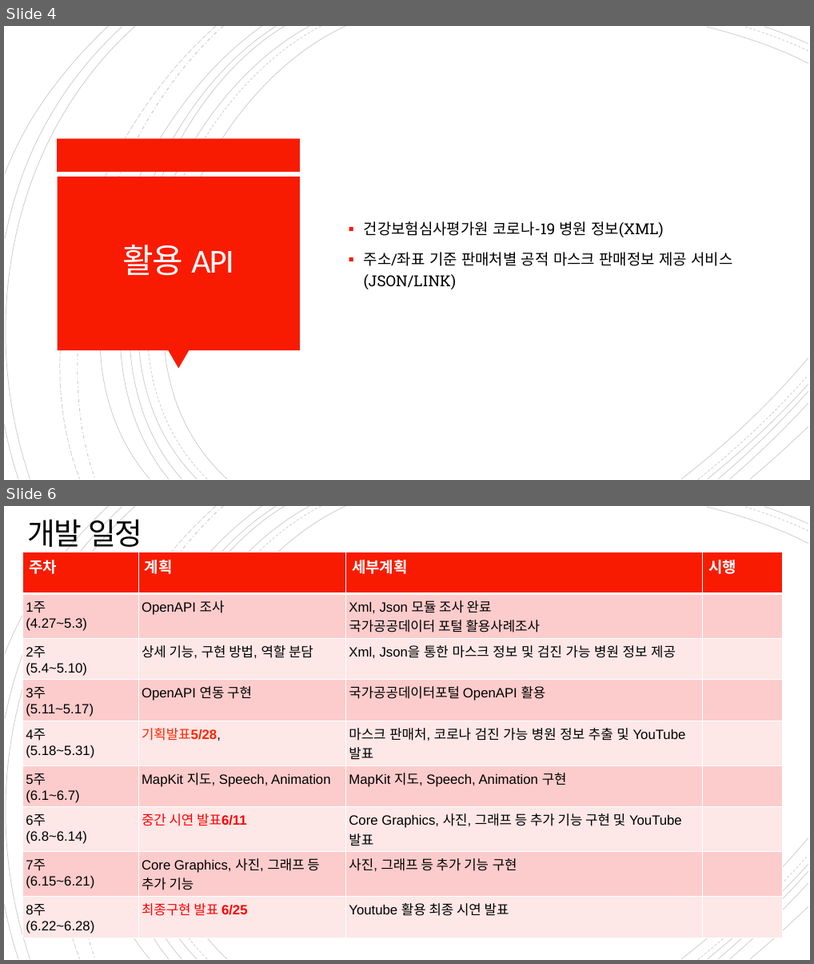
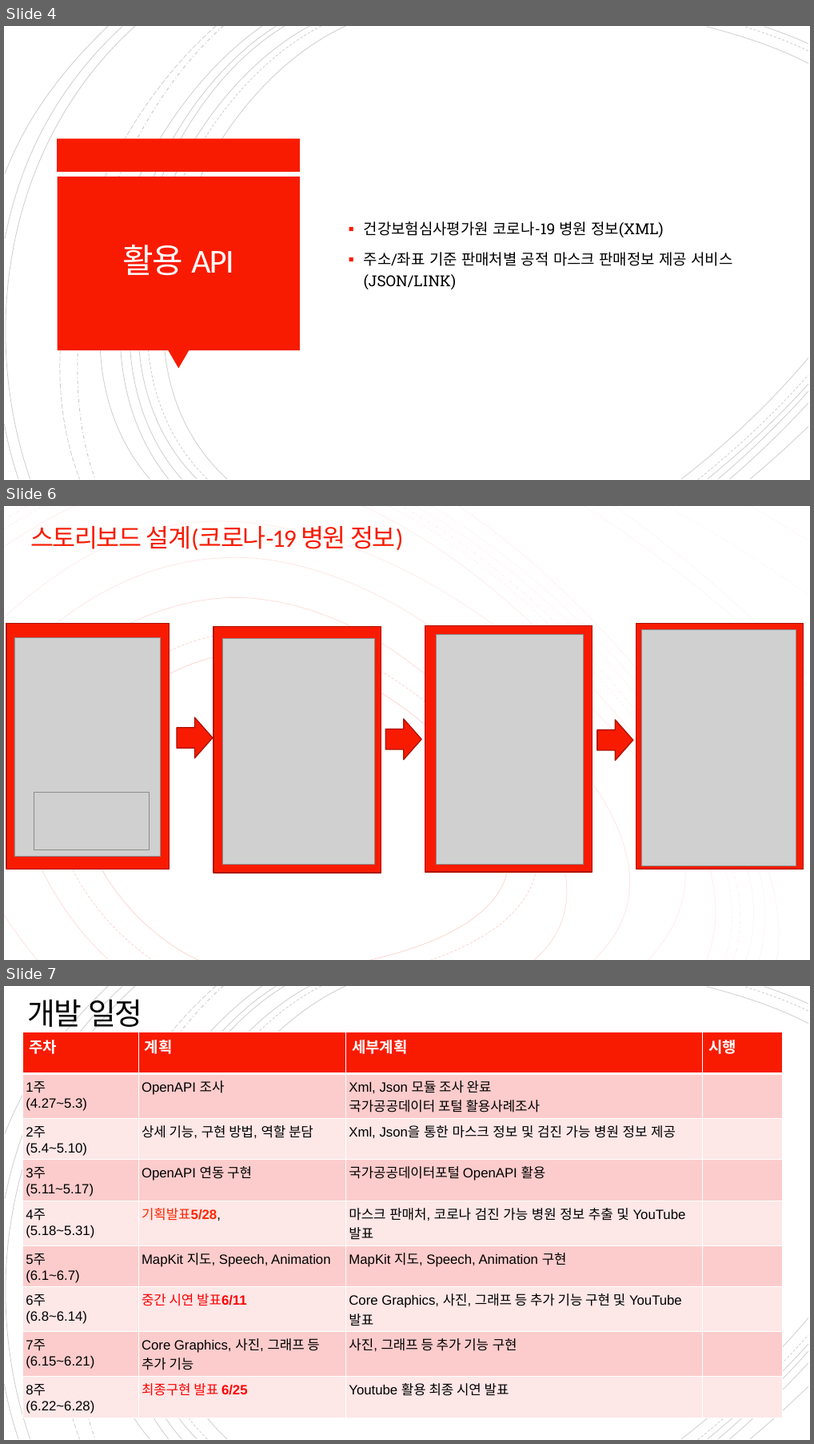
Before and after one commit to LEGO0937/Swift_Project, a slide deck: 스마트폰 게임 프로그래밍 기획발표.pptx. Shown one above the other, each under a label of ours: slides 4 and 6 before the commit, slides 4, 6 and 7 after it; the slides between them are not shown. The pictures are 814x964 and 814x1444 pixels, drawn with LibreOffice and Linux fonts; fonts in the diff are those of the drawing; grey boxes stand for pictures. Boxes give left, top, right and bottom in pixels: in the first picture for what was removed or moved away, otherwise in the second. Text is boxed around its words. In the diff, an @@ line names an element or a change of style, - is before the commit and + after.

```diff
--- a/스마트폰 게임 프로그래밍 기획발표.pptx
+++ b/스마트폰 게임 프로그래밍 기획발표.pptx
@@ slide 6 added at (x1=4, y1=506, x2=810, y2=960), background #FFFFFF; not listed: 18 template elements that a slide beside it also shows @@
@@ rectangle added at (x1=4, y1=506, x2=810, y2=960), fill #FFFFFF @@
@@ title added at (x1=31, y1=526, x2=404, y2=550), 30 pt, text #F81B02 @@
+스토리보드 설계(코로나-19 병원 정보)
@@ group added at (x1=4, y1=506, x2=810, y2=960): 19 freeform shapes @@
@@ group added at (x1=4, y1=506, x2=810, y2=960): 19 freeform shapes @@
@@ rectangle added at (x1=6, y1=623, x2=169, y2=869), fill #F81B02, outline #AF1301 1.25 pt @@
@@ rectangle added at (x1=637, y1=624, x2=804, y2=869), fill #F81B02, outline #AF1301 1.25 pt @@
@@ picture added at (x1=14, y1=637, x2=161, y2=856) @@
@@ rectangle added at (x1=214, y1=626, x2=382, y2=872), fill #F81B02, outline #AF1301 1.25 pt @@
@@ picture added at (x1=223, y1=639, x2=375, y2=864) @@
@@ rectangle added at (x1=426, y1=626, x2=594, y2=872), fill #F81B02, outline #AF1301 1.25 pt @@
@@ picture added at (x1=437, y1=634, x2=583, y2=864) @@
@@ picture added at (x1=642, y1=630, x2=796, y2=865) @@
@@ right arrow added at (x1=177, y1=717, x2=213, y2=758), fill #F81B02, outline #AF1301 1.25 pt @@
@@ right arrow added at (x1=386, y1=719, x2=422, y2=760), fill #F81B02, outline #AF1301 1.25 pt @@
@@ right arrow added at (x1=598, y1=720, x2=633, y2=760), fill #F81B02, outline #AF1301 1.25 pt @@
@@ picture added at (x1=34, y1=792, x2=149, y2=850) @@
@@ what was slide 6 is now slide 7 @@
```
Also in this commit, not shown: 2 slides changed.
